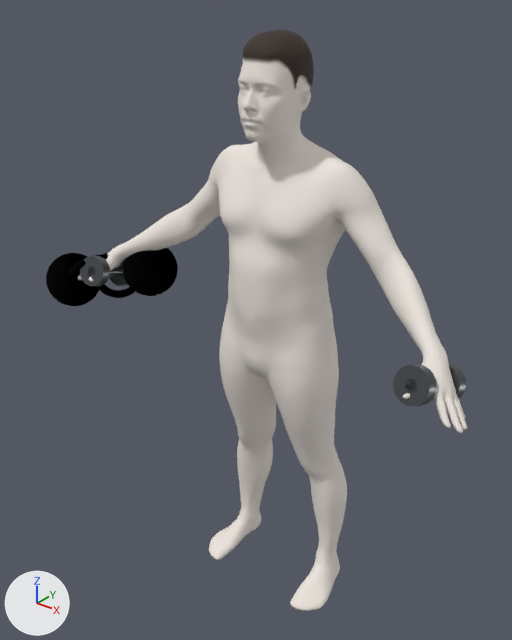
The glTF model public/models/mhr-generic.glb: old version first, new version second.
The view is the same before and after, from a 50 mm lens placed at (1.106, -1.499, 1.83), pointed at (-0.061, -0.04, 0.926). Arrows for +X, +Y and +Z are at lower left; the lights stay in place. The picture after the commit comes second. Vertices at exactly the same position are counted once.

The first picture shows 'Avatar', 'Dumbbells', 'KettlebellGoblet', 'KettlebellSwing'.
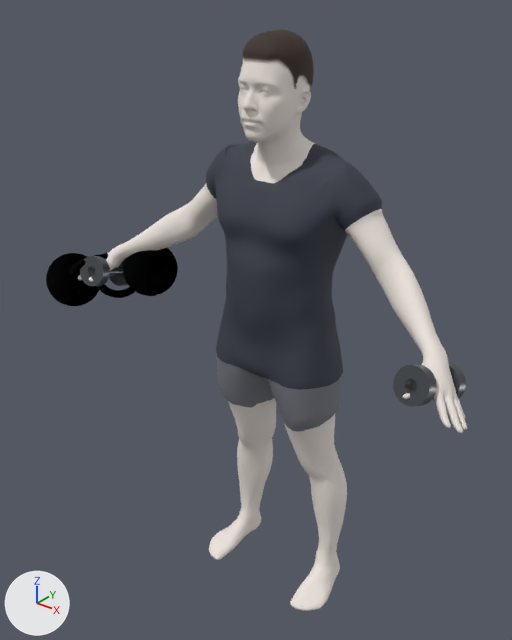
Pixel boxes (x1, y1, x2, y2) of what changed, in the pictures (512 x 640 px; the box of a moved part takes in the faces that stretch with it):
'Avatar', surface changed, reshaped
    both: (78, 29, 467, 611)
part 1 of me_avatar, moved or reshaped
    before: (207, 142, 380, 434)
    after: (206, 141, 382, 434)

Edits to the bpy script that builds the scene:
```text
Add img_image_0:
    img_image_0 = load_image('Image_0', '_unpacked/Image_0', 64, 64, 'sRGB')
Change mat_skin:
    add n3 = _N.new('ShaderNodeMix'); n3.name = 'Mix'
    add n3.data_type = 'RGBA'
    add n3.blend_type = 'MULTIPLY'
    add n3.inputs[0].default_value = 1.0  # 'Factor'
    add n4 = _N.new('ShaderNodeTexImage'); n4.name = 'Image Texture'
    add n4.image = img_image_0
    add n4.extension = 'EXTEND'
    where n2 = _N.new('ShaderNodeVertexColor'); n2.name = 'Color Attribute'
    where n0 = _N.new('ShaderNodeBsdfPrincipled'); n0.name = 'Principled BSDF'
    remove _L.new(n2.outputs[0], n0.inputs[0])  # 'Color' to 'Base Color'
    add _L.new(n3.outputs[2], n0.inputs[0])  # 'Result' to 'Base Color'
    add _L.new(n2.outputs[0], n3.inputs[7])  # 'Color' to 'B'
    add _L.new(n4.outputs[0], n3.inputs[6])  # 'Color' to 'A'
Change me_avatar:
    used by ob_avatar; location = (0.0, 0.0, 0.0)
    remove me_avatar.from_pydata(...)  # 18439 vertices, 36874 faces; spans x -0.66..0.66, y -0.26..0.13, z 0.0..1.71
    add me_avatar.from_pydata(...)  # 18439 vertices, 36874 faces; spans x -0.66..0.66, y -0.26..0.14, z 0.0..1.71
    me_avatar part 1: 2132 of 18439 vertices moved; they spanned x -0.26..0.26, y -0.15..0.13, z 0.65..1.43 and now span x -0.27..0.27, y -0.16..0.14, z 0.65..1.43; mean shift (0.0, 0.0, 0.0); largest move (-0.14, -0.03, 1.39) -> (-0.18, -0.02, 1.39)
    me_avatar part 2: texture (UV) coordinates changed
```
